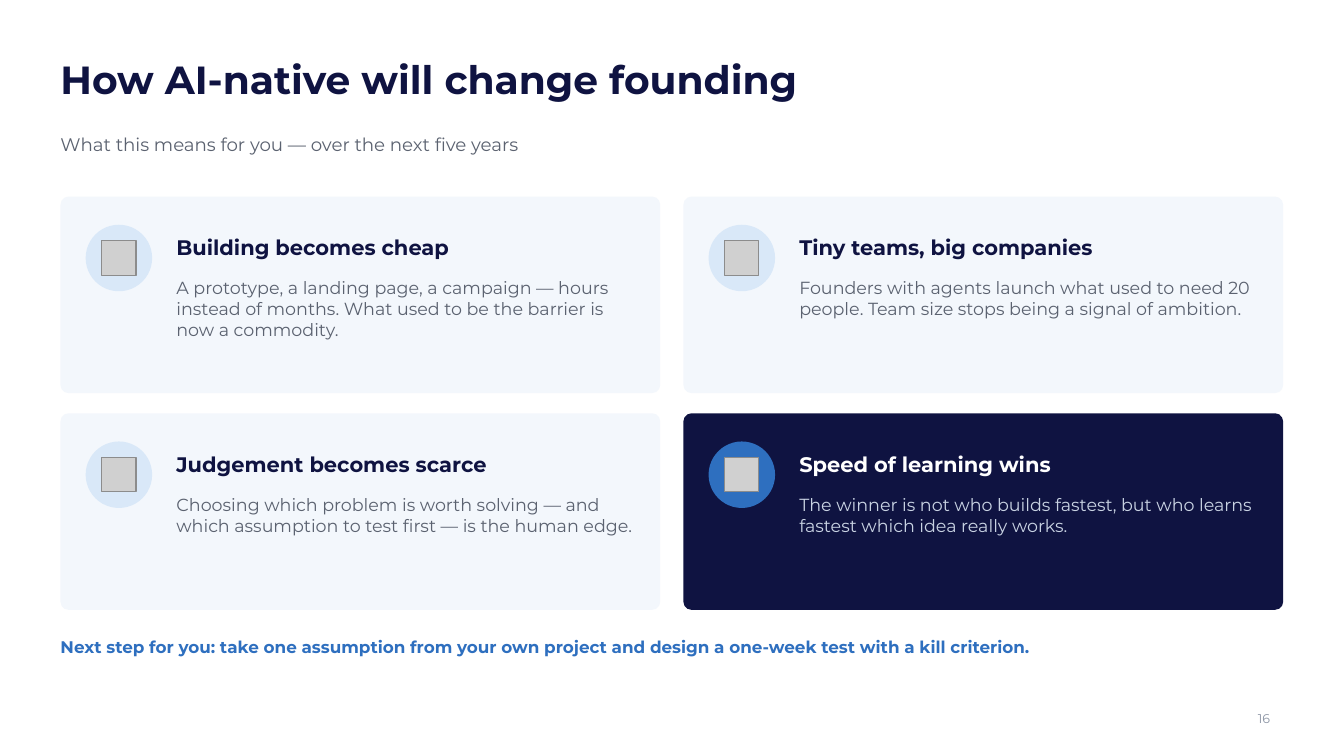
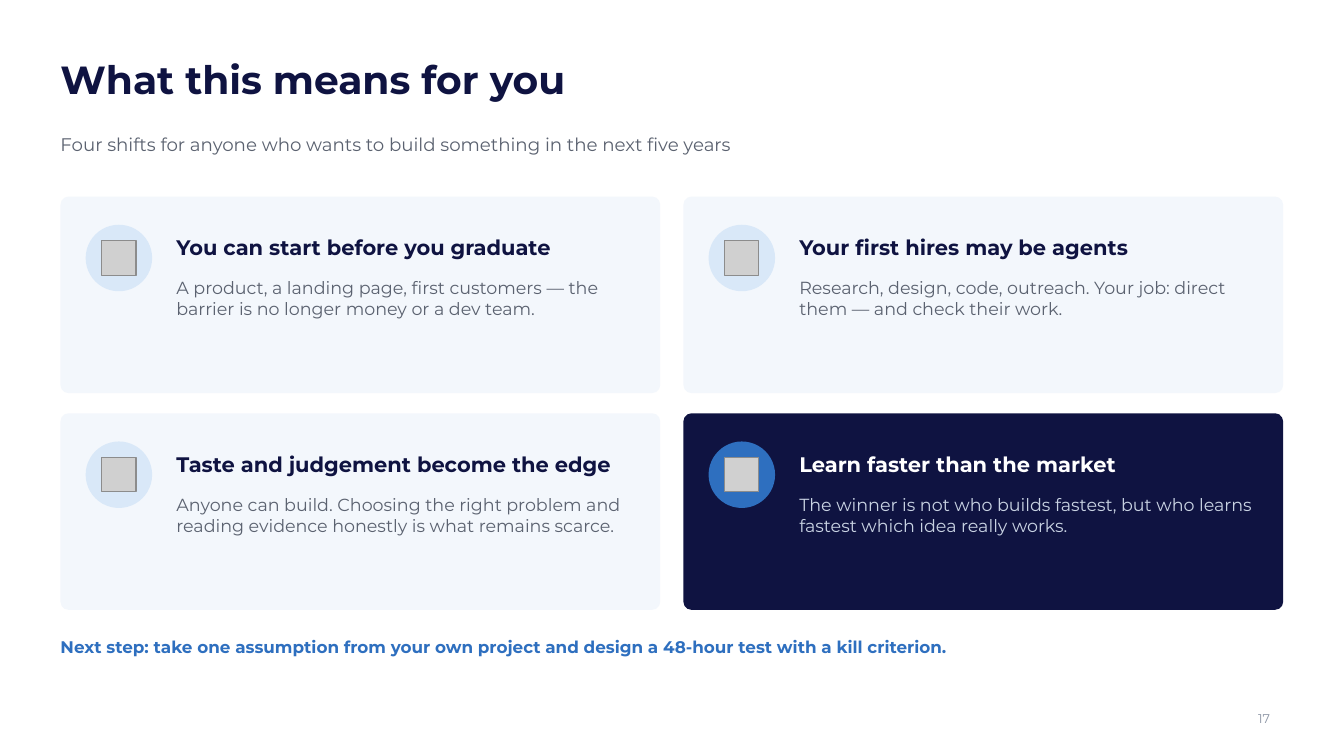
Before and after one commit to elias762/Advisory-board, a slide deck: slide 17 of decks/01_JCU_From_Idea_to_Market.pptx (slide 16 before the commit). Drawn at 1344x756 pixels with LibreOffice and Linux fonts; fonts in the diff are those of the drawing; grey boxes stand for pictures; background and template pictures are left out. Boxes give left, top, right and bottom in pixels: in the first picture for what was removed or moved away, otherwise in the second. Text is boxed around its words. In the diff, an @@ line names an element or a change of style, - is before the commit and + after.

```diff
--- a/decks/01_JCU_From_Idea_to_Market.pptx
+++ b/decks/01_JCU_From_Idea_to_Market.pptx
@@ title at (60, 63, 565, 102): text changed @@
-How AI-native will change founding
+What this means for you
@@ text at (60, 137, 730, 155): text changed @@
-What this means for you — over the next five years
+Four shifts for anyone who wants to build something in the next five years
@@ text at (176, 239, 551, 260): text changed @@
-Building becomes cheap
+You can start before you graduate
@@ text at (799, 238, 1128, 260): text changed @@
-Tiny teams, big companies
+Your first hires may be agents
@@ text at (176, 281, 599, 319): text changed @@
-A prototype, a landing page, a campaign — hours instead of months. What used to be the barrier is now a commodity.
+A product, a landing page, first customers — the barrier is no longer money or a dev team.
@@ text at (799, 281, 1225, 315): text changed @@
-Founders with agents launch what used to need 20 people. Team size stops being a signal of ambition.
+Research, design, code, outreach. Your job: direct them — and check their work.
@@ text at (176, 455, 611, 477): text changed @@
-Judgement becomes scarce
+Taste and judgement become the edge
@@ text at (799, 456, 1116, 472): text changed @@
-Speed of learning wins
+Learn faster than the market
@@ text at (176, 498, 620, 536): text changed @@
-Choosing which problem is worth solving — and which assumption to test first — is the human edge.
+Anyone can build. Choosing the right problem and reading evidence honestly is what remains scarce.
@@ text at (60, 640, 946, 657): text changed @@
-Next step for you: take one assumption from your own project and design a one-week test with a kill criterion.
+Next step: take one assumption from your own project and design a 48-hour test with a kill criterion.
@@ page number at (1258, 714, 1270, 723): text changed @@
-16
+17
```
Also in this commit, not shown: 7 other slides changed, 4 slides added, 3 slides removed, 9 other files.
